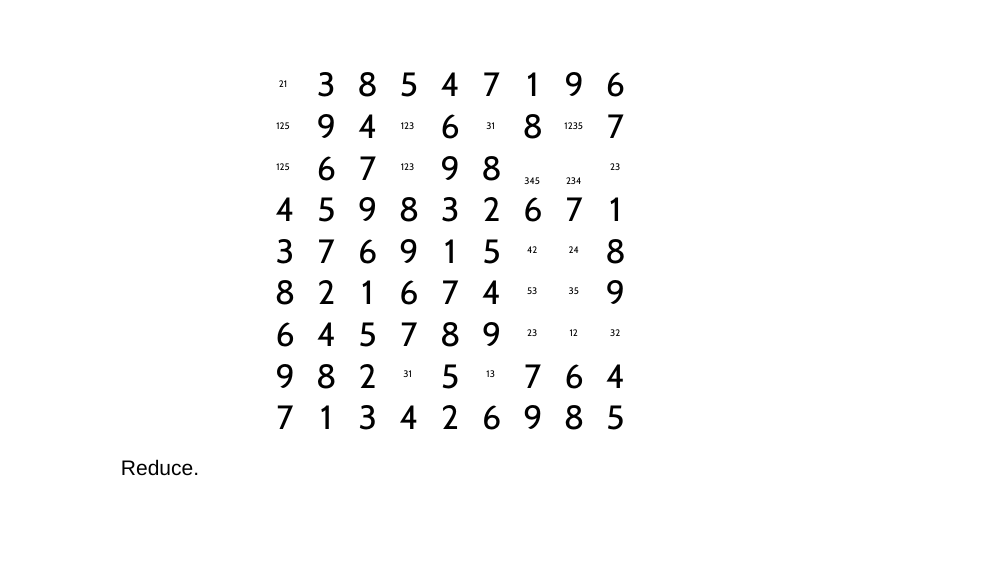
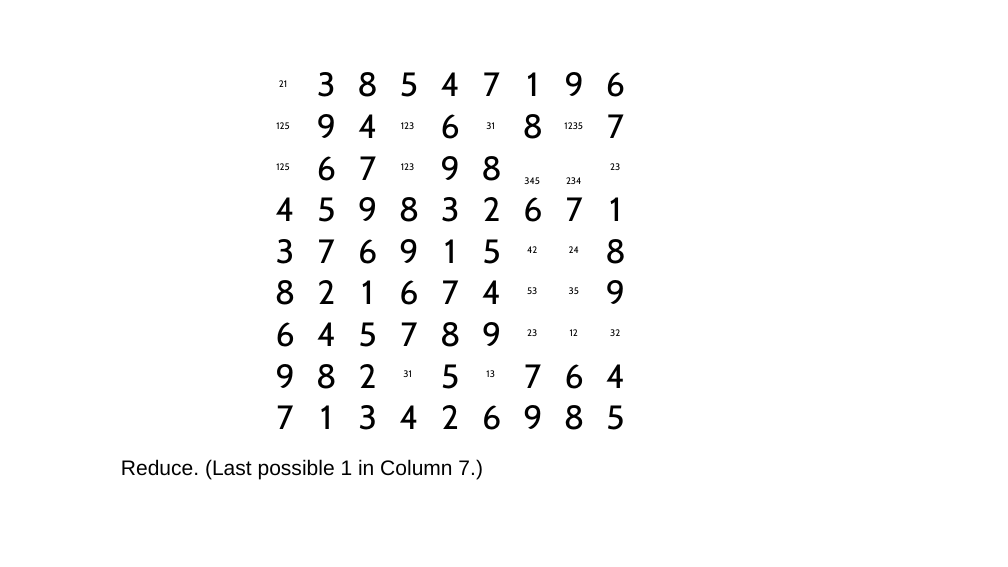
Before and after one commit to jhardis/WSJ_Number_Puzzles, a slide deck: slide 77 of 20260307_2.pptx (slide 78 before the commit). Drawn at 1008x567 pixels with LibreOffice and Linux fonts; fonts in the diff are those of the drawing; background and template pictures are left out. Boxes give left, top, right and bottom in pixels: in the first picture for what was removed or moved away, otherwise in the second. Text is boxed around its words. In the diff, an @@ line names an element or a change of style, - is before the commit and + after.

```diff
--- a/20260307_2.pptx
+++ b/20260307_2.pptx
@@ text at bbox=[121, 459, 483, 480]: text changed @@
-Reduce.
+Reduce. (Last possible 1 in Column 7.)
```
Also in this commit, not shown: 2 other slides changed, 1 slide removed, 1 other file.
